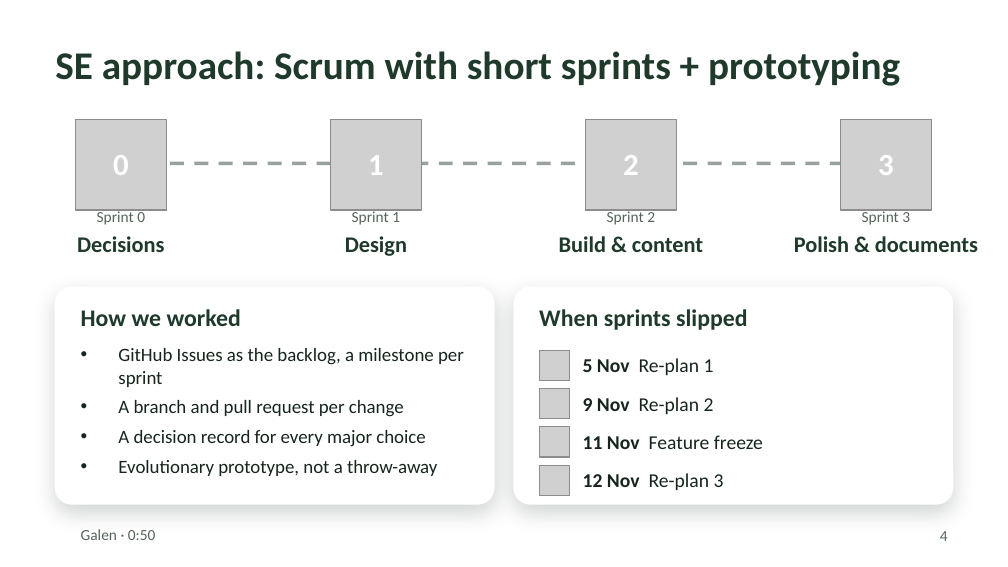
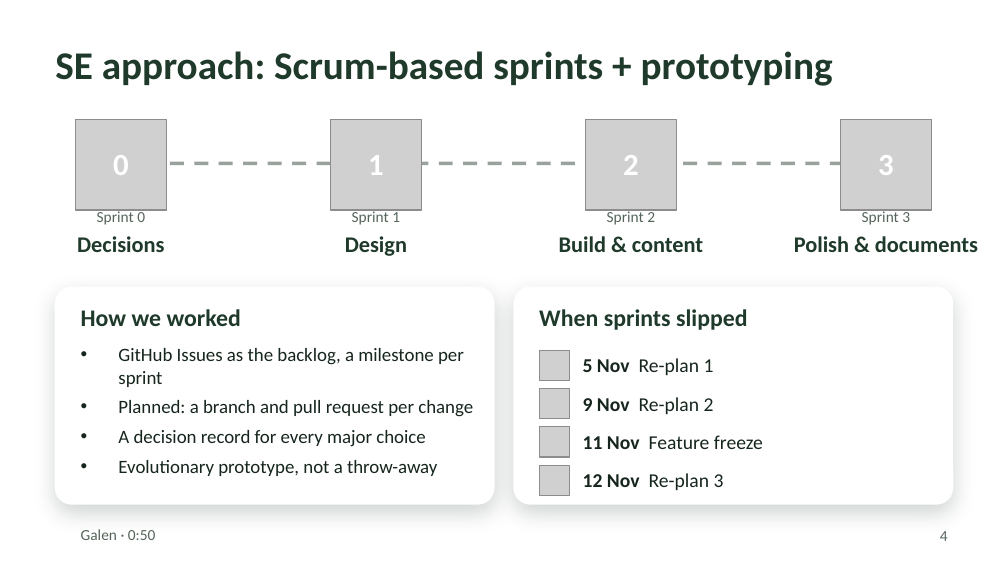
Before and after one commit to 404-name-not-found-cos750/cos212-app, a slide deck: slide 4 of slides/Tree-Hop-presentation.pptx. Drawn at 1008x567 pixels with LibreOffice and Linux fonts; fonts in the diff are those of the drawing; grey boxes stand for pictures; background and template pictures are left out. Boxes give left, top, right and bottom in pixels: in the first picture for what was removed or moved away, otherwise in the second. Text is boxed around its words. In the diff, an @@ line names an element or a change of style, - is before the commit and + after.

```diff
--- a/slides/Tree-Hop-presentation.pptx
+++ b/slides/Tree-Hop-presentation.pptx
@@ title at [55, 51, 833, 86]: text changed @@
-SE approach: Scrum with short sprints + prototyping
+SE approach: Scrum-based sprints + prototyping
@@ text at [118, 400, 473, 417]: text changed @@
-• A branch and pull request per change
+• Planned: a branch and pull request per change
```
Also in this commit, not shown: 5 other slides changed, 15 other files.
